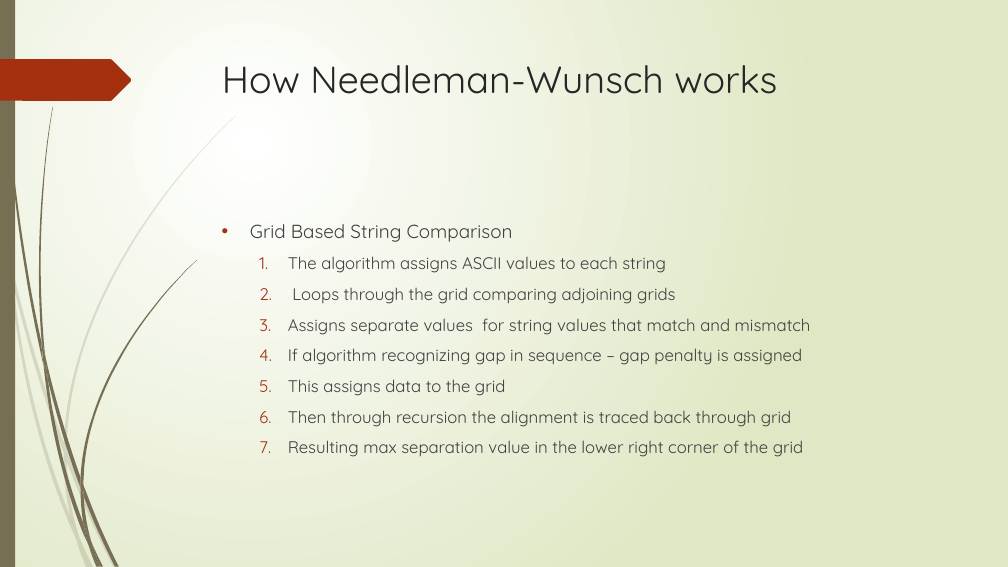
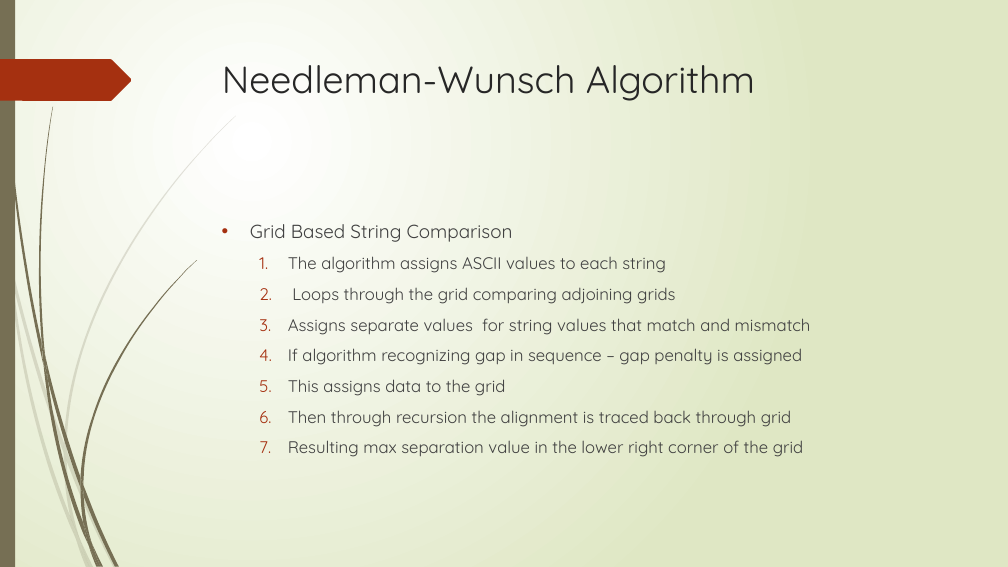
Before and after one commit to AthensStateComputerScience/DigitalHumanities, a slide deck: slide 8 of PowerPoint/Digital Humanities.pptx (slide 13 before the commit). Drawn at 1008x567 pixels with LibreOffice and Linux fonts; fonts in the diff are those of the drawing. Boxes give left, top, right and bottom in pixels: in the first picture for what was removed or moved away, otherwise in the second. Text is boxed around its words. In the diff, an @@ line names an element or a change of style, - is before the commit and + after.

```diff
--- a/PowerPoint/Digital Humanities.pptx
+++ b/PowerPoint/Digital Humanities.pptx
@@ title at (222,65,755,101): text changed @@
-How Needleman-Wunsch works
+Needleman-Wunsch Algorithm
```
Also in this commit, not shown: 7 other slides changed, 5 slides added, 7 slides removed.
